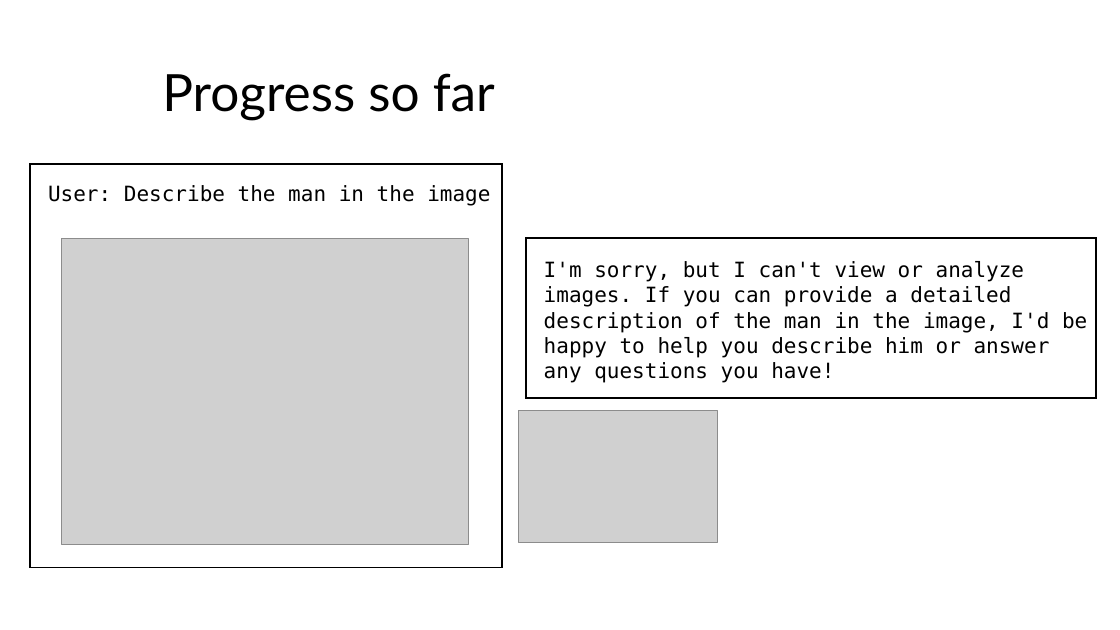
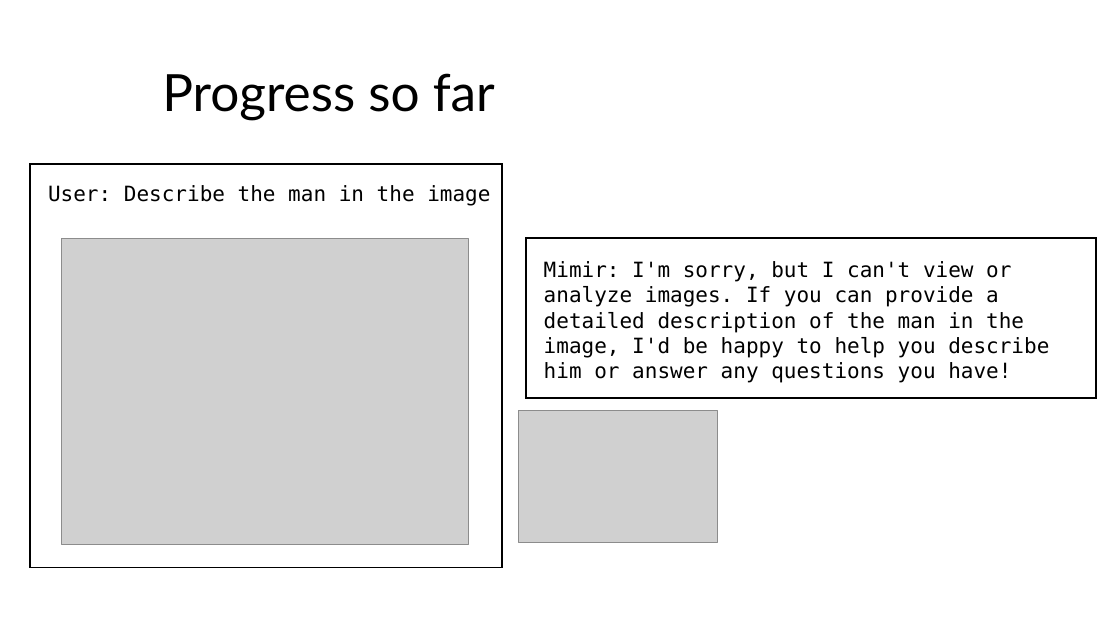
Before and after one commit to Shuagib/multi-modal-Mimir, a slide deck: slide 12 of Præsentation1.pptx. Drawn at 1120x630 pixels with LibreOffice and Linux fonts; fonts in the diff are those of the drawing; grey boxes stand for pictures. Boxes give left, top, right and bottom in pixels: in the first picture for what was removed or moved away, otherwise in the second. Text is boxed around its words. In the diff, an @@ line names an element or a change of style, - is before the commit and + after.

Commit message:
updated presentation

```diff
--- a/Præsentation1.pptx
+++ b/Præsentation1.pptx
@@ text at (x1=544, y1=261, x2=1049, y2=383): text changed @@
-I'm sorry, but I can't view or analyze images. If you can provide a detailed description of the man in the image, I'd be happy to help you describe him or answer any questions you have!
+Mimir: I'm sorry, but I can't view or analyze images. If you can provide a detailed description of the man in the image, I'd be happy to help you describe him or answer any questions you have!
```
Also in this commit, not shown: 2 other slides changed, 1 slide added, 2 slides removed.
